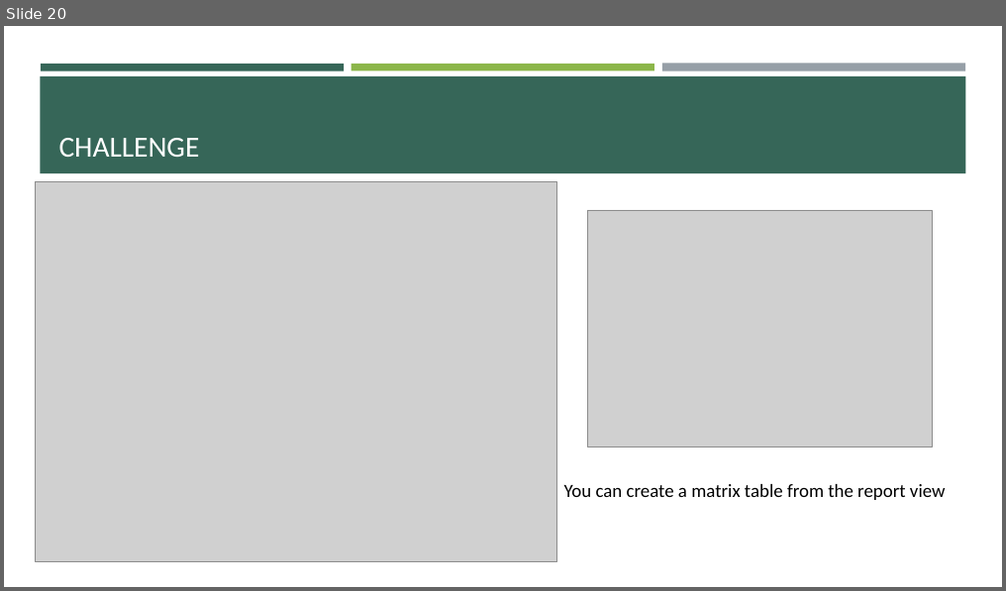
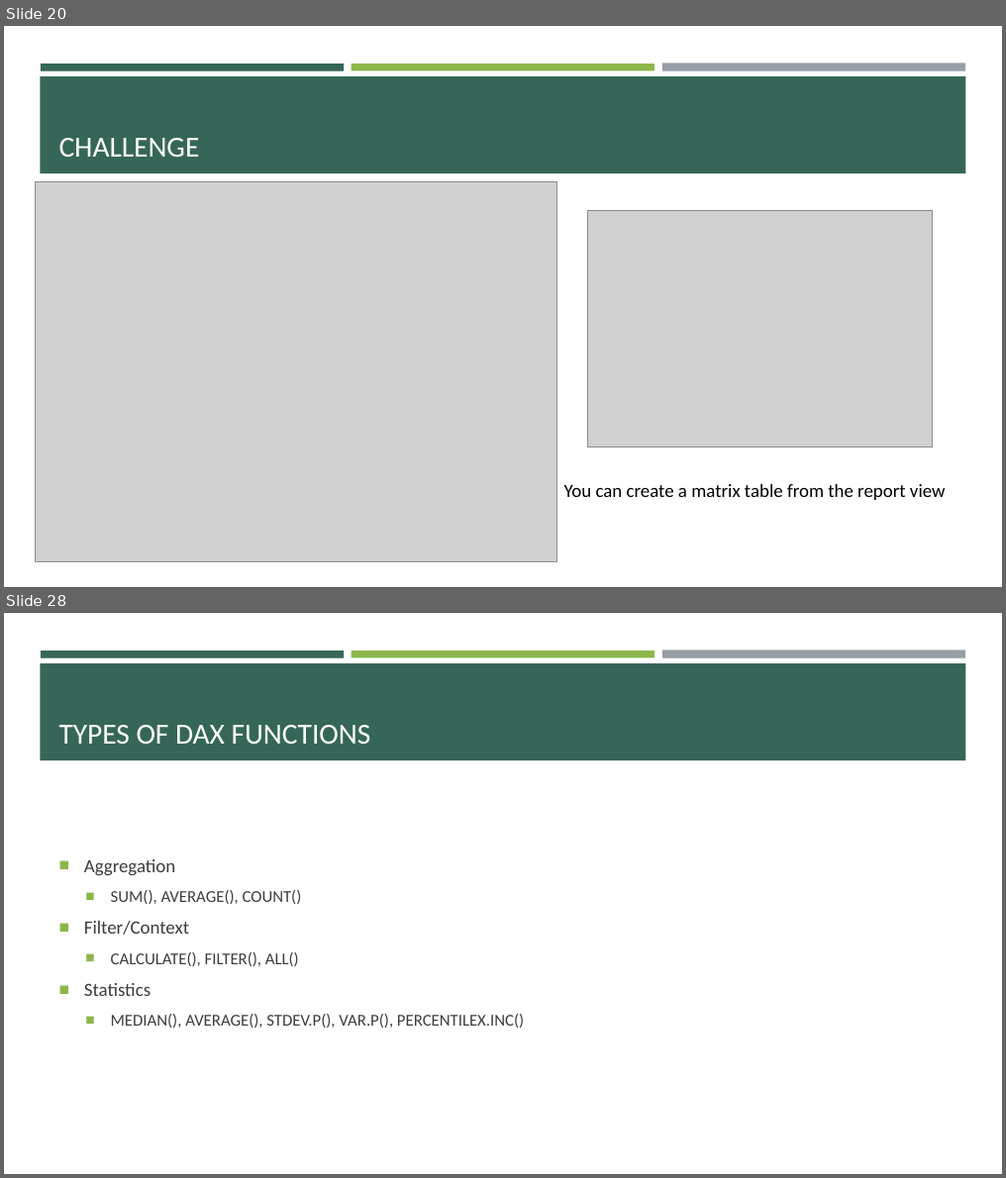
Before and after one commit to e-m-wilson/data_engineering, a slide deck: power_bi/Power_BI.pptx. Shown one above the other, each under a label of ours: slide 20 before the commit, slides 20 and 28 after it; the slides between them are not shown. The pictures are 1006x591 and 1006x1178 pixels, drawn with LibreOffice and Linux fonts; fonts in the diff are those of the drawing; grey boxes stand for pictures. Boxes give left, top, right and bottom in pixels: in the first picture for what was removed or moved away, otherwise in the second. Text is boxed around its words. In the diff, an @@ line names an element or a change of style, - is before the commit and + after.

```diff
--- a/power_bi/Power_BI.pptx
+++ b/power_bi/Power_BI.pptx
@@ slide 28 added at [4, 613, 1002, 1174], background #FFFFFF; not listed: 4 template elements that a slide beside it also shows @@
@@ title added at [59, 725, 371, 744], 28 pt, text #FFFFFF @@
+TYPES OF DAX FUNCTIONS
@@ text added at [84, 860, 524, 1028], 16 pt, text #3D3D3D @@
+■ Aggregation
+  ■ SUM(), AVERAGE(), COUNT()
+■ Filter/Context
+  ■ CALCULATE(), FILTER(), ALL()
+■ Statistics
+  ■ MEDIAN(), AVERAGE(), STDEV.P(), VAR.P(), PERCENTILEX.INC()
```
Also in this commit, not shown: 18 other slides added, 1 slide removed, 4 other files.
